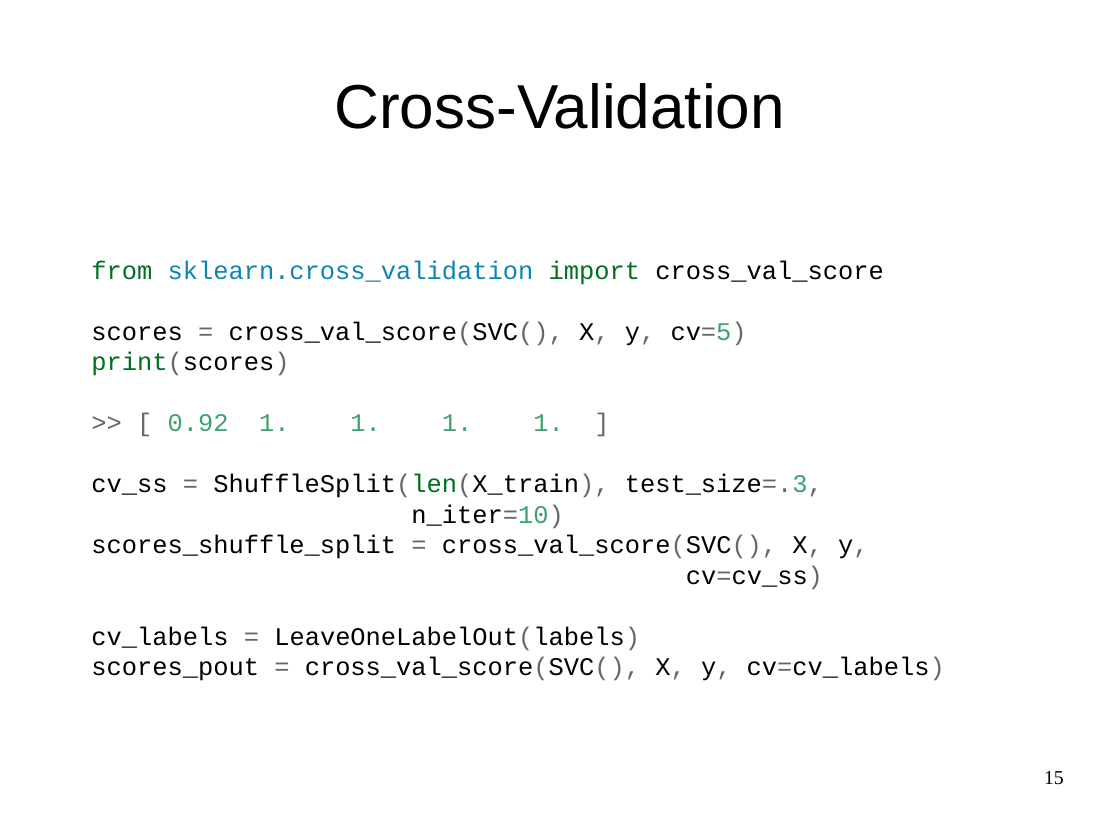
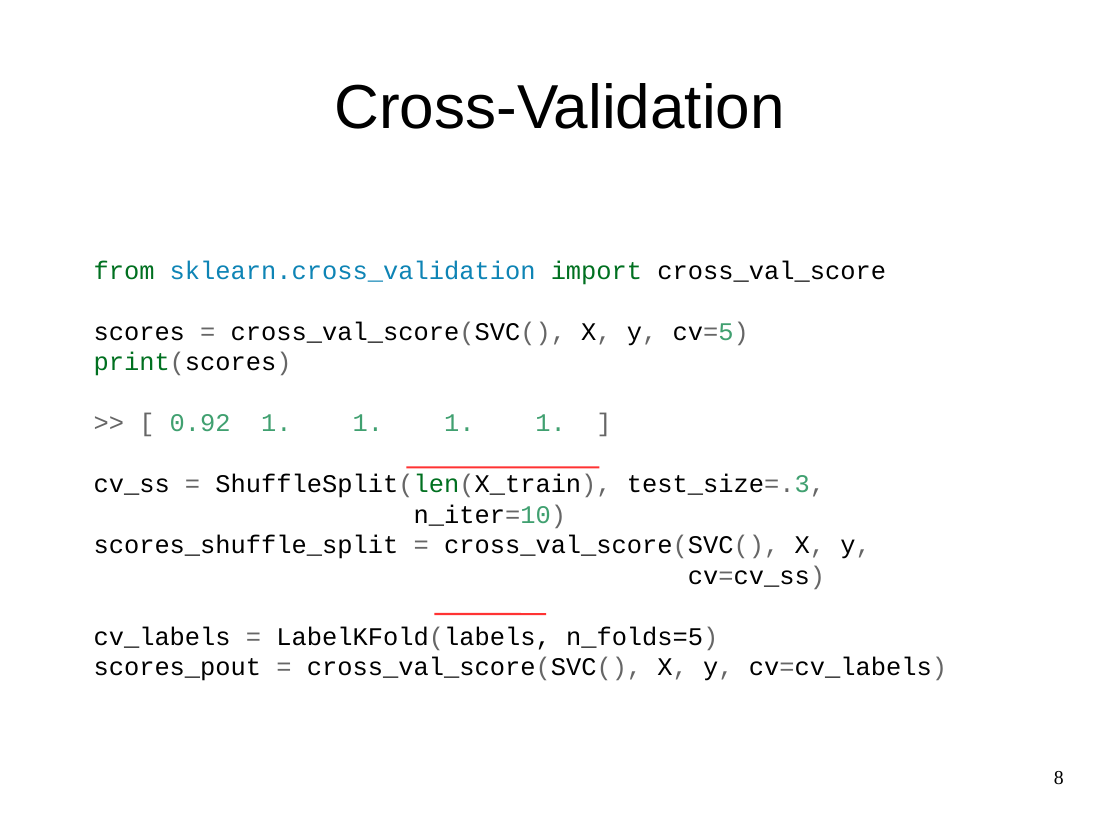
Before and after one commit to amueller/advanced-sklearn-boston-nlp-2016, a slide deck: slide 8 of advanced-sklearn-boston-nlp-2016.odp (slide 15 before the commit). Drawn at 1120x840 pixels with LibreOffice and Linux fonts; fonts in the diff are those of the drawing. Boxes give left, top, right and bottom in pixels: in the first picture for what was removed or moved away, otherwise in the second. Text is boxed around its words. In the diff, an @@ line names an element or a change of style, - is before the commit and + after.

```diff
--- a/advanced-sklearn-boston-nlp-2016.odp
+++ b/advanced-sklearn-boston-nlp-2016.odp
@@ line added from (407, 468) to (600, 468), #FF3333 1.5 pt @@
@@ text at <box>94,626,718,651</box>: text changed @@
-cv_labels = LeaveOneLabelOut(labels)
+cv_labels = LabelKFold(labels, n_folds=5)
@@ line added from (435, 614) to (547, 614), #FF3333 1.5 pt @@
@@ page number at <box>1054,771,1064,785</box>: text changed @@
-15
+8
```
Also in this commit, not shown: 3 other slides changed, 1 slide added, 25 slides removed, 2 other files.
